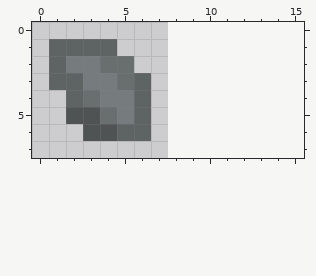
Two states of a pixel-art file, Assets/Art/Projectiles/rock.aseprite. This is how it looked before the edit.
8x8 pixels, 1 frame. Colours within 5 levels of each other are drawn and written as one. The old version is drawn lined up with the new one, on the new canvas.
And afterwards:
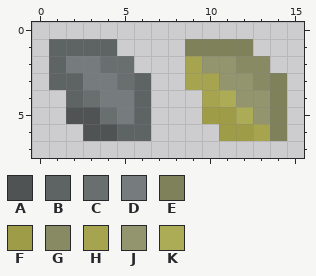
Palette (. is transparent): A #4f5354  B #5e6363  C #696e6f  D #767c7d  E #7f815a  F #9e9c47  G #888a63  H #a6a44f  J #92956e  K #adac56
Changes in this commit:
canvas 8x8 -> 16x8
@@ x 7..15 @@
 0 .........
-1 .........
-2 .........
-3 .........
-4 .........
-5 .........
-6 .........
+1 ..EEEE...
+2 ..HJJGG..
+3 ..HHJJGE.
+4 ...HKJJE.
+5 ...FFKJE.
+6 ....FFHE.
 7 .........
